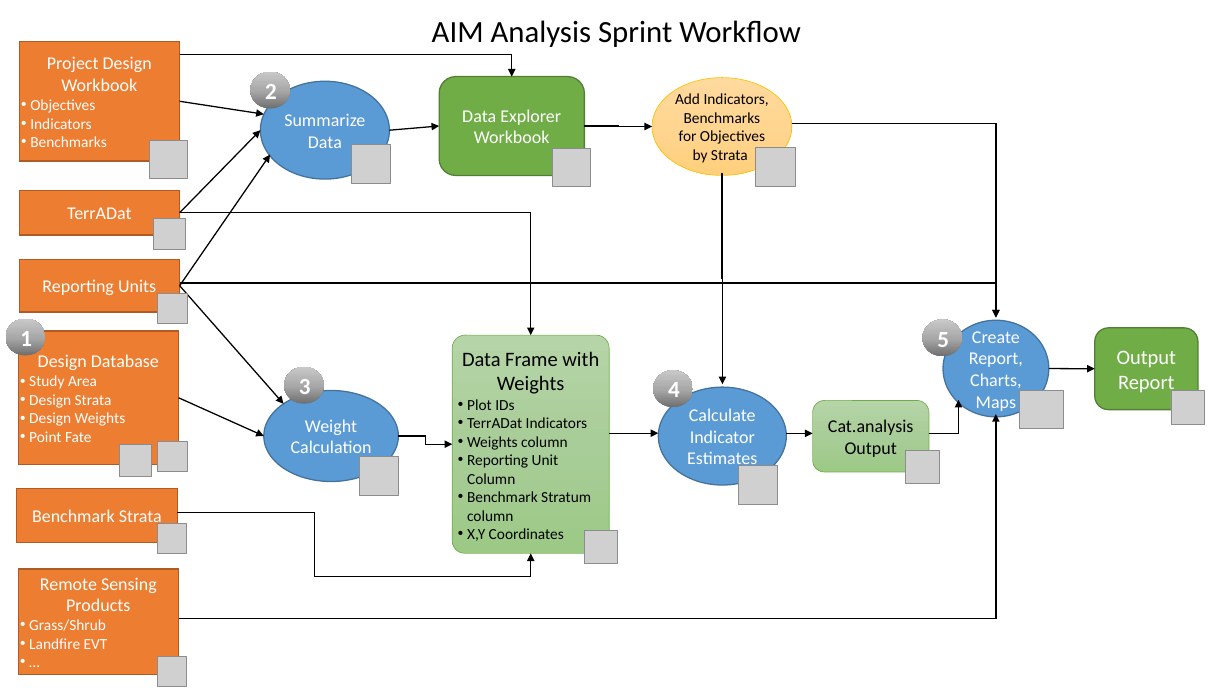
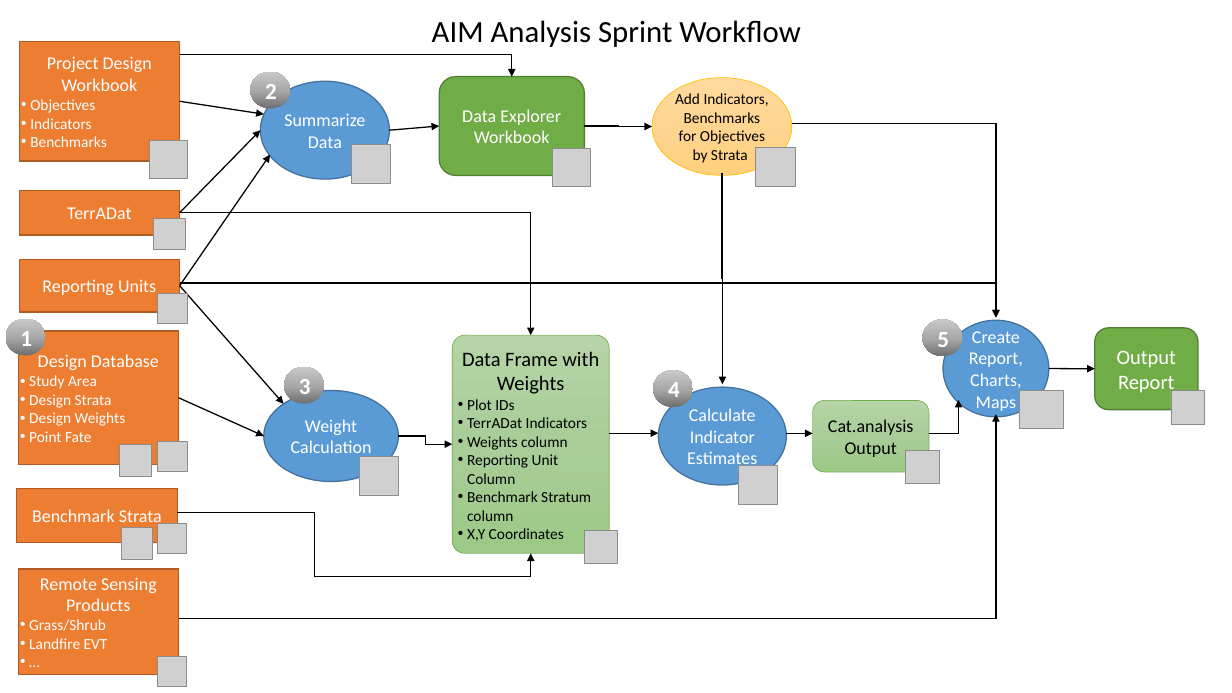
Before and after one commit to smccord/AIM_Analysis, a slide deck: slide 1 of AnalysisSprintWorkflow.20161213.pptx. Drawn at 1232x693 pixels with LibreOffice and Linux fonts; fonts in the diff are those of the drawing; grey boxes stand for pictures. Boxes give left, top, right and bottom in pixels: in the first picture for what was removed or moved away, otherwise in the second. Text is boxed around its words. In the diff, an @@ line names an element or a change of style, - is before the commit and + after.

```diff
--- a/AnalysisSprintWorkflow.20161213.pptx
+++ b/AnalysisSprintWorkflow.20161213.pptx
@@ picture added at [121, 528, 152, 559] @@
```
Also in this commit, not shown: 8 other files.
